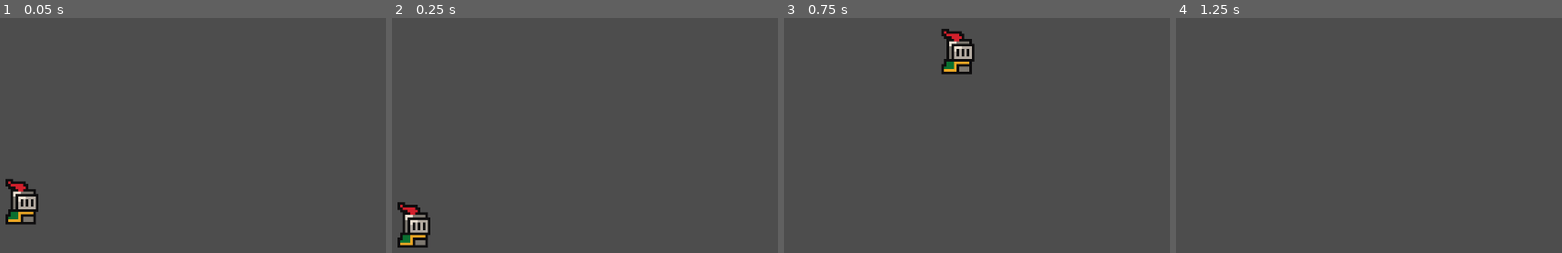
Above: before the commit, frames 1-4 (left to right).
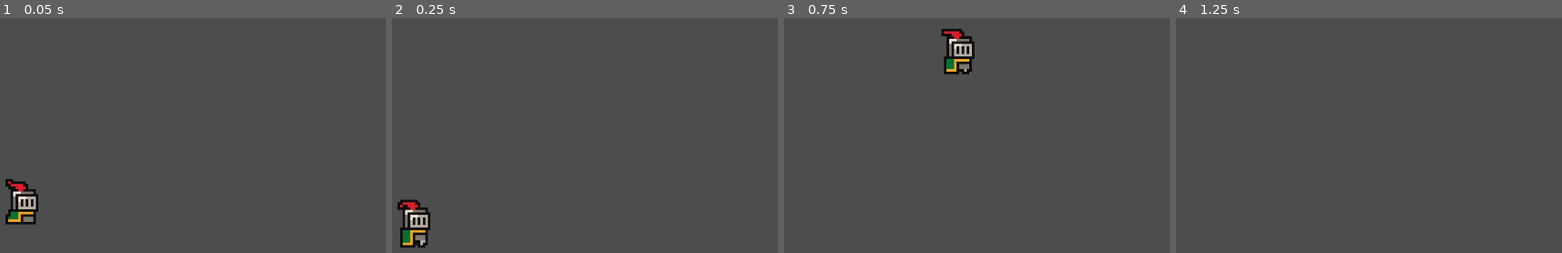
Above: after the commit, the same moments.

Repository: MevyDev/godot-brackeys-tutorial-2d
Game: Godot game, scene res://levels/level1/level_1.tscn
The game is run twice, just before and just after one commit, with the same random seed, the same clock (stepped at 60 frames per second) and the same inputs.
Inputs:
- Up to frame 1 (0.05 s): no input
- Up to frame 2 (0.25 s): no input
- Up to frame 3 (0.75 s): tap Enter (ui_accept) at 0.5 s; hold Right (ui_right) from 0.53 s (still down)
- Up to frame 4 (1.25 s): keep holding Right (ui_right); tap Enter (ui_accept) at 0.77 s

Frame 1 is identical in both runs. In frame 2, 0.9% of the frame differs, in the area x 1-10%, y 77-98%; in frame 3, 0.7%; in frame 4, nothing differs.

Commit message:
autoplay idle animation player

Diff:
--- a/entities/player/player.tscn
+++ b/entities/player/player.tscn
@@ -50,6 +50,7 @@
 position = Vector2(0, -12)
 sprite_frames = SubResource("SpriteFrames_8fjmc")
 animation = &"idle"
+autoplay = "idle"
 frame = 2
 frame_progress = 0.380686
 
